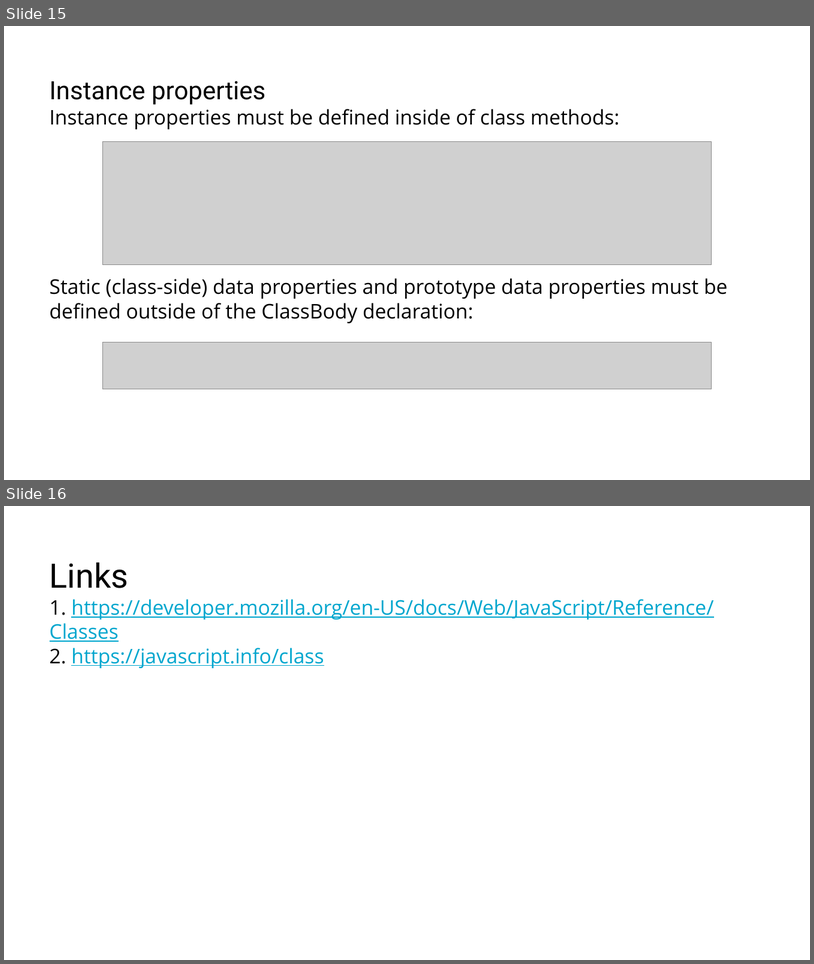
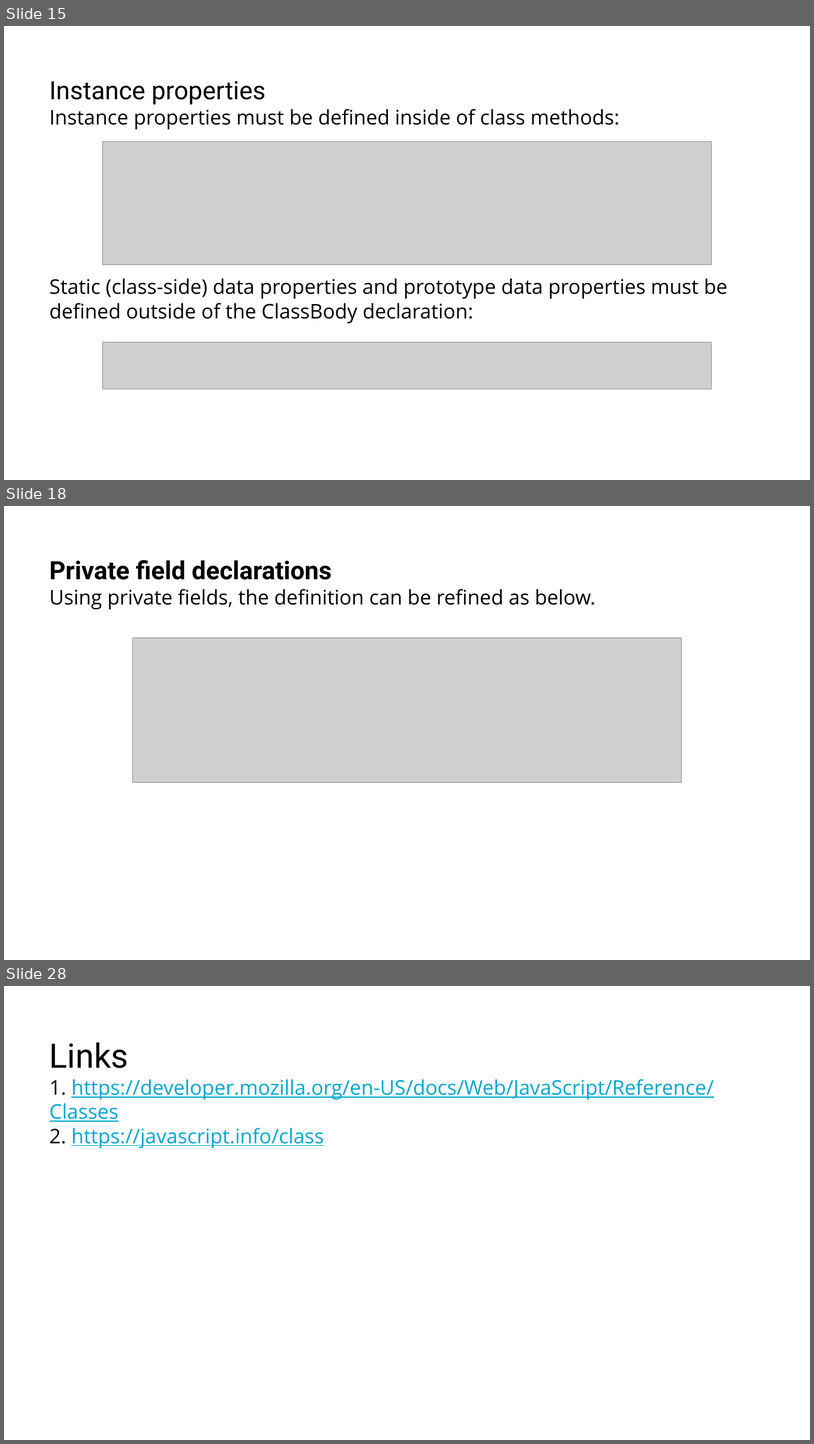
Before and after one commit to RostyslavSynenko/Lv-469.NodeJS, a slide deck: presentations/Classes.pptx. Shown one above the other, each under a label of ours: slides 15 and 16 before the commit, slides 15, 18 and 28 after it; the slides between them are not shown. The pictures are 814x964 and 814x1444 pixels, drawn with LibreOffice and Linux fonts; fonts in the diff are those of the drawing; grey boxes stand for pictures; background and template pictures are left out. Boxes give left, top, right and bottom in pixels: in the first picture for what was removed or moved away, otherwise in the second. Text is boxed around its words. In the diff, an @@ line names an element or a change of style, - is before the commit and + after.

```diff
--- a/presentations/Classes.pptx
+++ b/presentations/Classes.pptx
@@ slide 18 added at <box>4,506,810,960</box>, background #FFFFFF @@
@@ title added at <box>50,560,596,609</box>, 24 pt, text #000000 @@
+Private field declarations
+Using private fields, the definition can be refined as below.
@@ picture added at <box>133,638,682,783</box> @@
@@ what was slide 16 is now slide 28 @@
```
Also in this commit, not shown: 11 other slides added.
